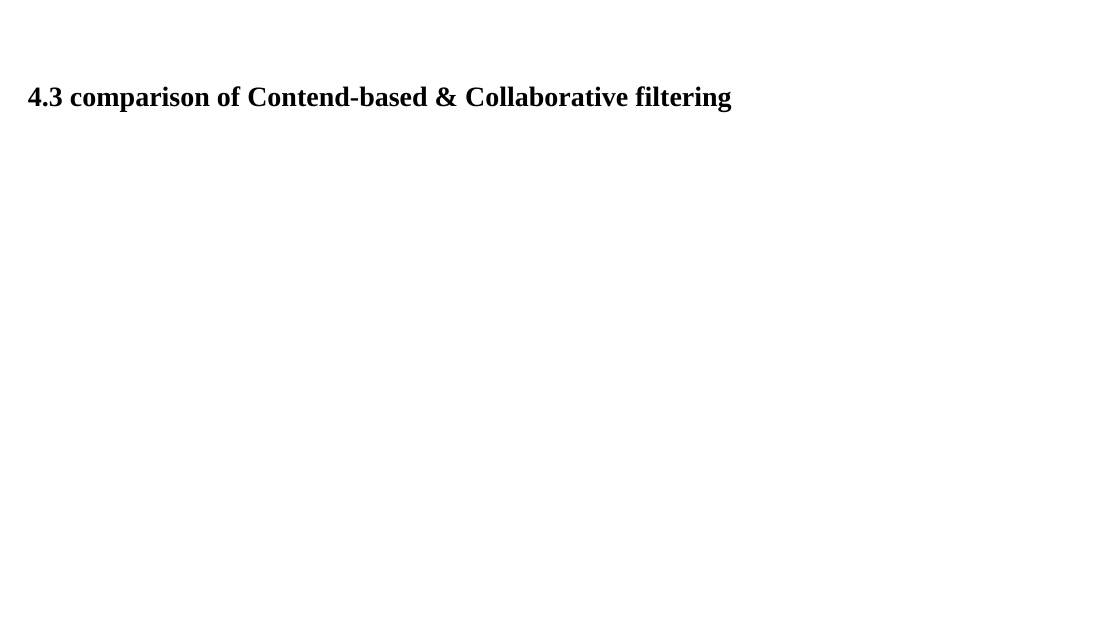
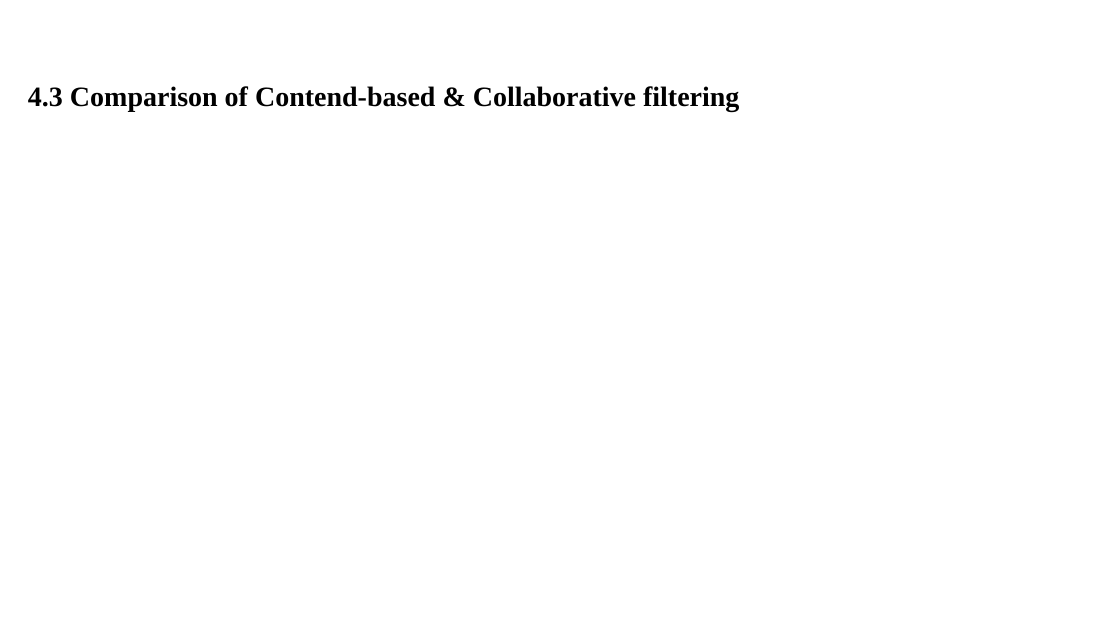
Before and after one commit to duyendoan/BigDataAlgGroup4, a slide deck: slide 15 of files/term project.pptx (slide 13 before the commit). Drawn at 1120x630 pixels with LibreOffice and Linux fonts; fonts in the diff are those of the drawing. Boxes give left, top, right and bottom in pixels: in the first picture for what was removed or moved away, otherwise in the second. Text is boxed around its words. In the diff, an @@ line names an element or a change of style, - is before the commit and + after.

```diff
--- a/files/term project.pptx
+++ b/files/term project.pptx
@@ text at (x1=28, y1=86, x2=739, y2=111): text changed @@
-4.3 comparison of Contend-based & Collaborative filtering
+4.3 Comparison of Contend-based & Collaborative filtering
```
Also in this commit, not shown: 2 other slides changed, 2 slides added.
